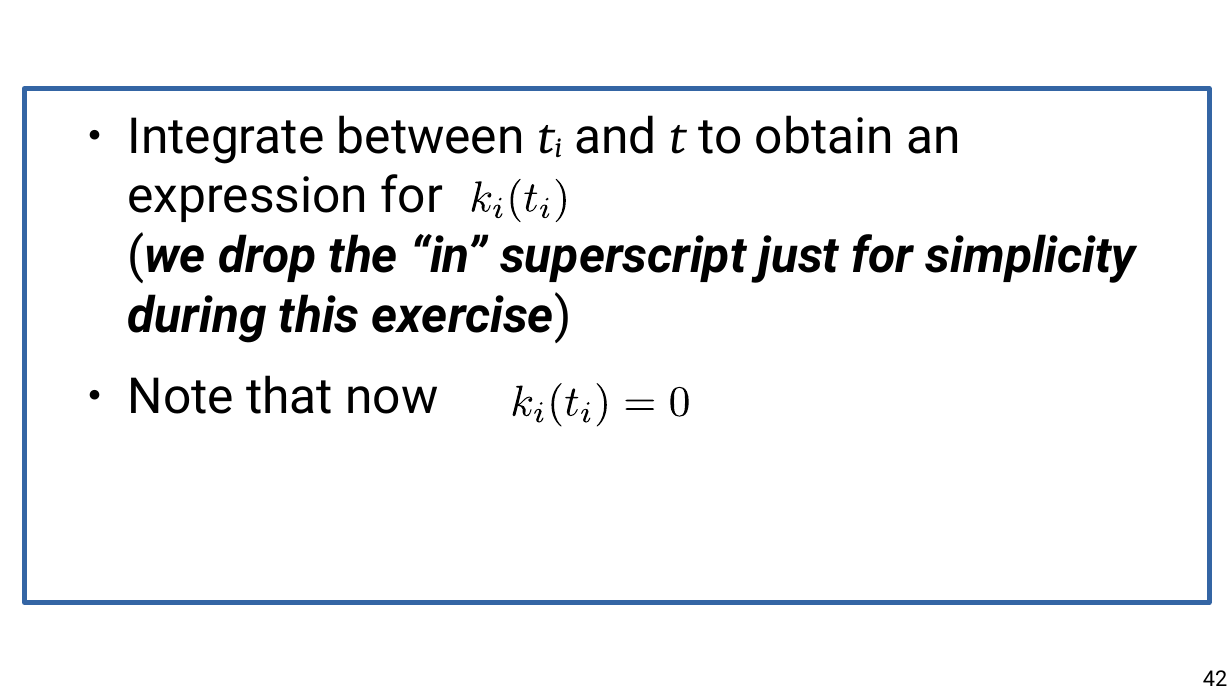
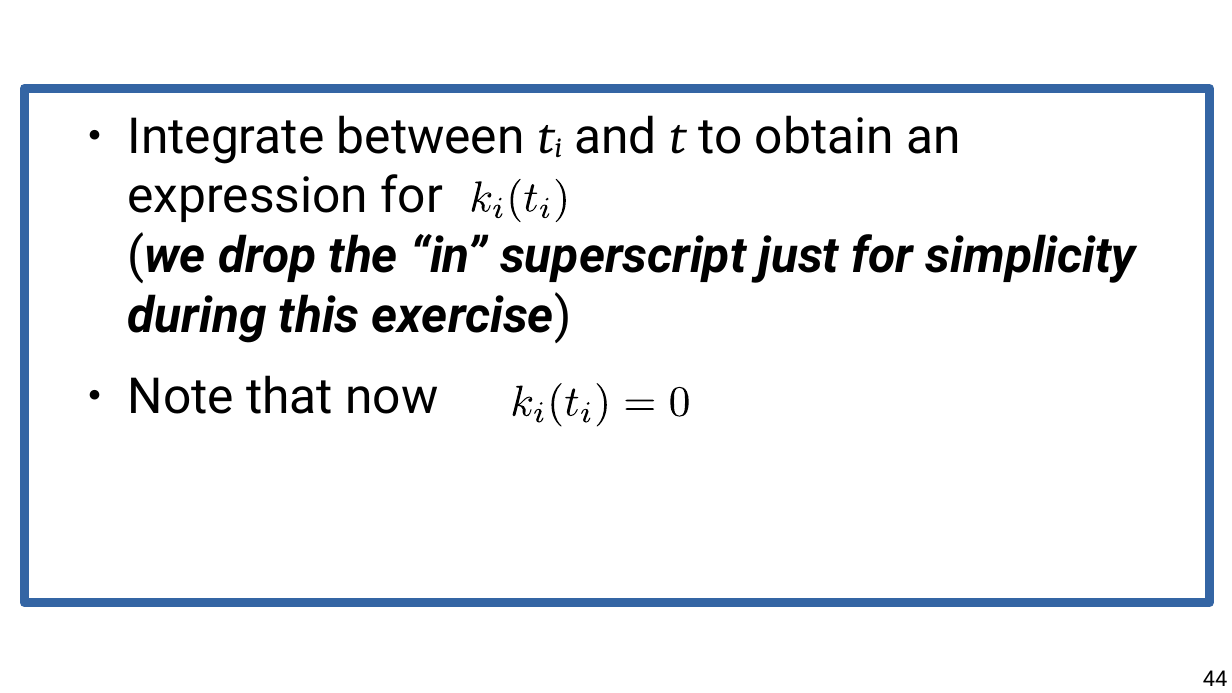
Before and after one commit to chatox/networks-science-course, a slide deck: slide 44 of theory/tt05_preferential_attachment.odp (slide 42 before the commit). Drawn at 1232x693 pixels with LibreOffice and Linux fonts; fonts in the diff are those of the drawing. Boxes give left, top, right and bottom in pixels: in the first picture for what was removed or moved away, otherwise in the second. Text is boxed around its words. In the diff, an @@ line names an element or a change of style, - is before the commit and + after.

```diff
--- a/theory/tt05_preferential_attachment.odp
+++ b/theory/tt05_preferential_attachment.odp
@@ rectangle at box(25, 88, 1210, 603): outline #3465A4 3 pt to #3465A4 6.01 pt @@
@@ page number at box(1203, 670, 1227, 686): text changed @@
-42
+44
```
Also in this commit, not shown: 17 other slides changed, 5 slides added, 3 slides removed, 1 other file.
